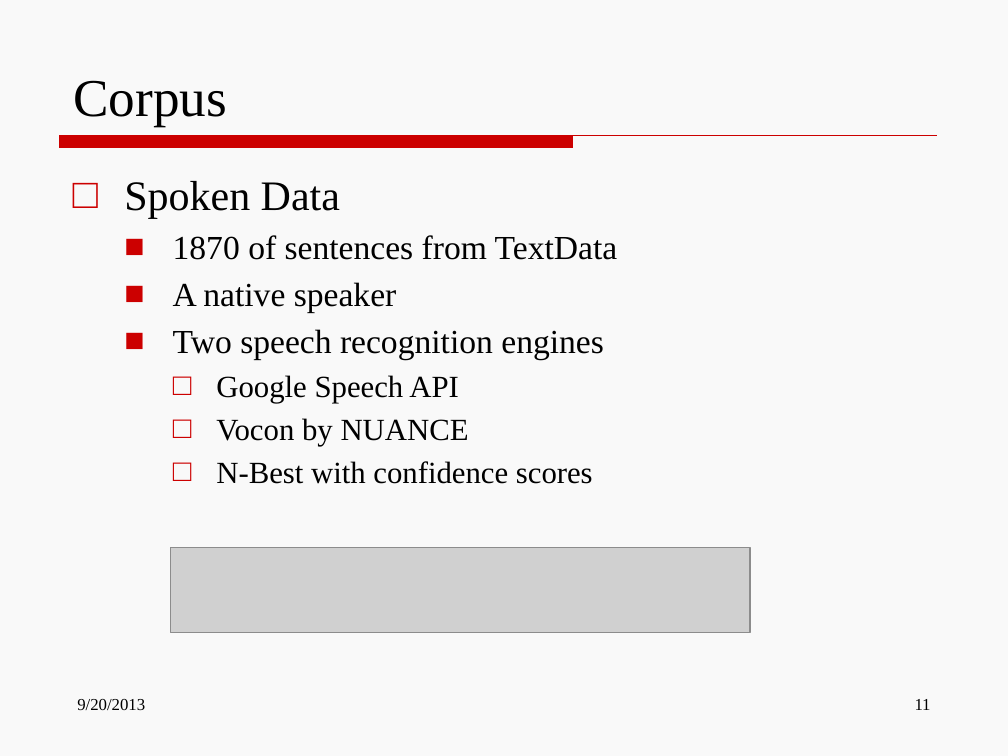
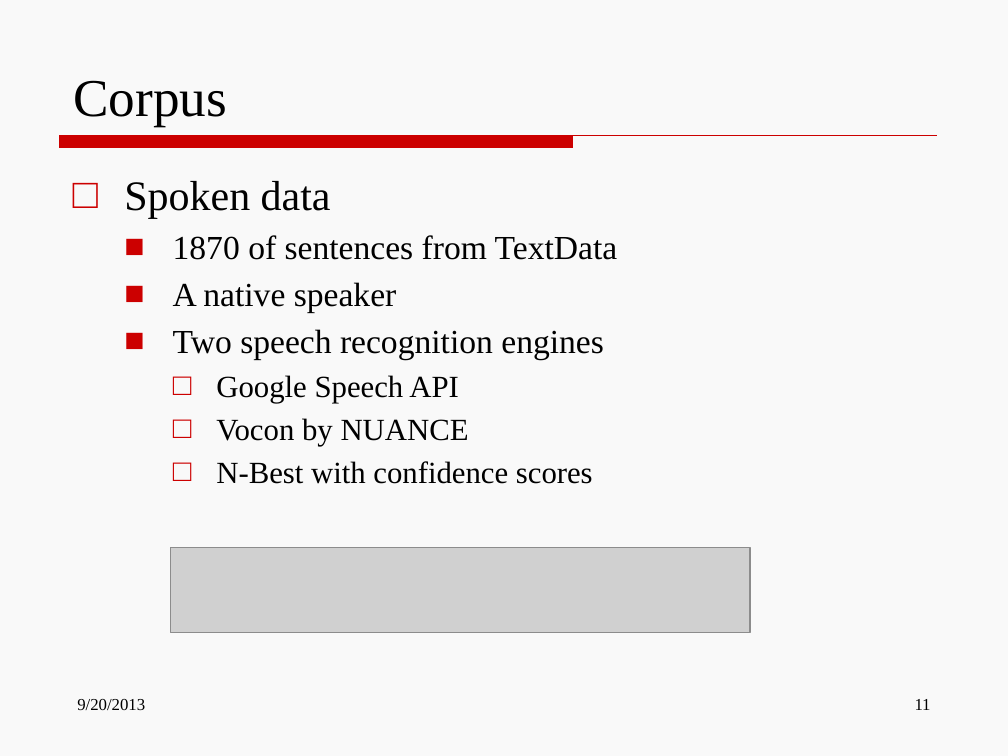
Before and after one commit to wencanluo/NLPFall2013, a slide deck: slide 11 of doc/09.20.2013 ITSPOKE Meeting/NLU in Bosch.pptx. Drawn at 1008x756 pixels with LibreOffice and Linux fonts; fonts in the diff are those of the drawing; grey boxes stand for pictures. Boxes give left, top, right and bottom in pixels: in the first picture for what was removed or moved away, otherwise in the second. Text is boxed around its words. In the diff, an @@ line names an element or a change of style, - is before the commit and + after.

```diff
--- a/doc/09.20.2013 ITSPOKE Meeting/NLU in Bosch.pptx
+++ b/doc/09.20.2013 ITSPOKE Meeting/NLU in Bosch.pptx
@@ text at [124,181,331,218]: text changed @@
-□ Spoken Data
+□ Spoken data
```
Also in this commit, not shown: 1 other slide changed.
